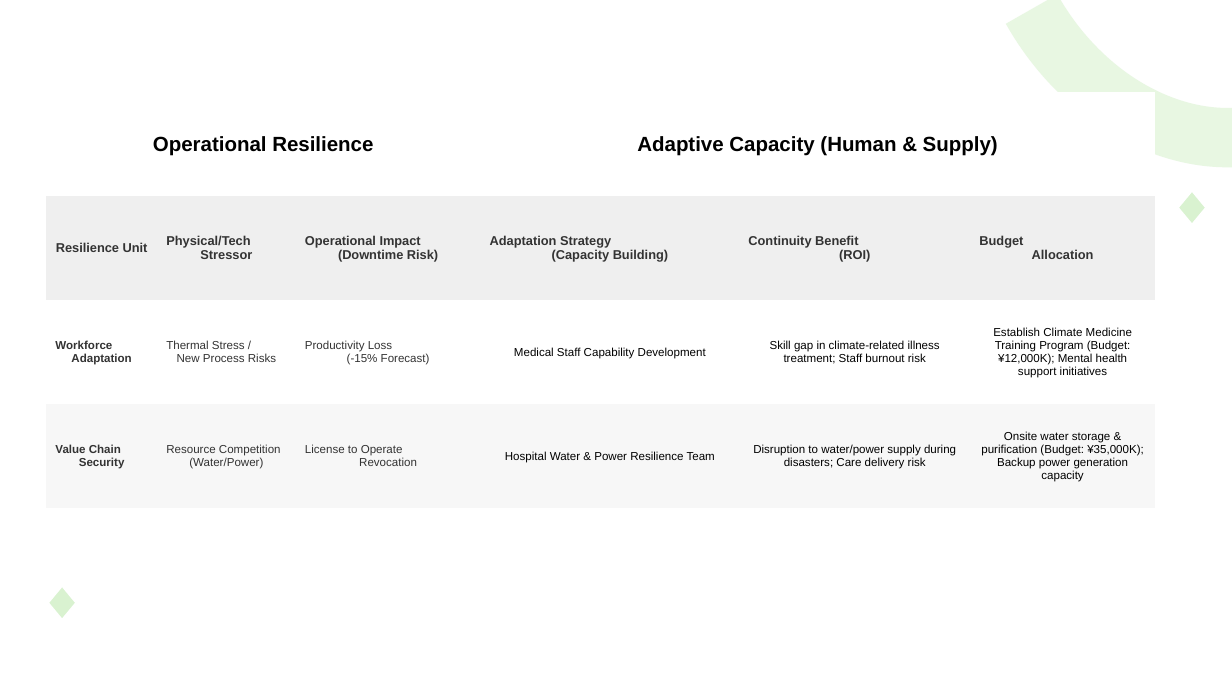
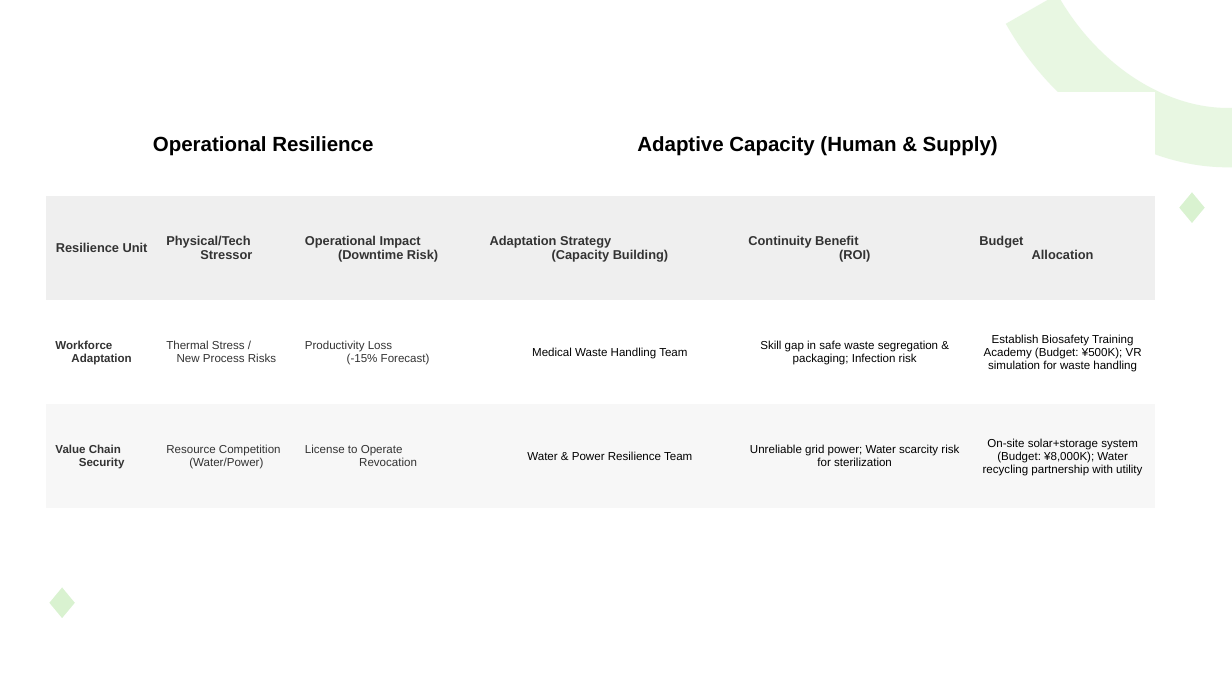
Before and after one commit to jackman993/sustainability-rep, a slide deck: slide 7 of shared/engine/tcfd/output/TCFD_table.pptx. Drawn at 1232x693 pixels with LibreOffice and Linux fonts; fonts in the diff are those of the drawing. Boxes give left, top, right and bottom in pixels: in the first picture for what was removed or moved away, otherwise in the second. Text is boxed around its words. In the diff, an @@ line names an element or a change of style, - is before the commit and + after.

```diff
--- a/shared/engine/tcfd/output/TCFD_table.pptx
+++ b/shared/engine/tcfd/output/TCFD_table.pptx
@@ table at (46,92,1155,508) @@
-row 3: Workforce Adaptation | Thermal Stress / New Process Risks | Productivity Loss (-15% Forecast) | Medical Staff Capability Development | Skill gap in climate-related illness treatment; Staff burnout risk | Establish Climate Medicine Training Program (Budget: ¥12,000K); Mental health support initiatives
+row 3: Workforce Adaptation | Thermal Stress / New Process Risks | Productivity Loss (-15% Forecast) | Medical Waste Handling Team | Skill gap in safe waste segregation & packaging; Infection risk | Establish Biosafety Training Academy (Budget: ¥500K); VR simulation for waste handling
-row 4: Value Chain Security | Resource Competition (Water/Power) | License to Operate Revocation | Hospital Water & Power Resilience Team | Disruption to water/power supply during disasters; Care delivery risk | Onsite water storage & purification (Budget: ¥35,000K); Backup power generation capacity
+row 4: Value Chain Security | Resource Competition (Water/Power) | License to Operate Revocation | Water & Power Resilience Team | Unreliable grid power; Water scarcity risk for sterilization | On-site solar+storage system (Budget: ¥8,000K); Water recycling partnership with utility
```
Also in this commit, not shown: 6 other slides changed, 23 other files.
